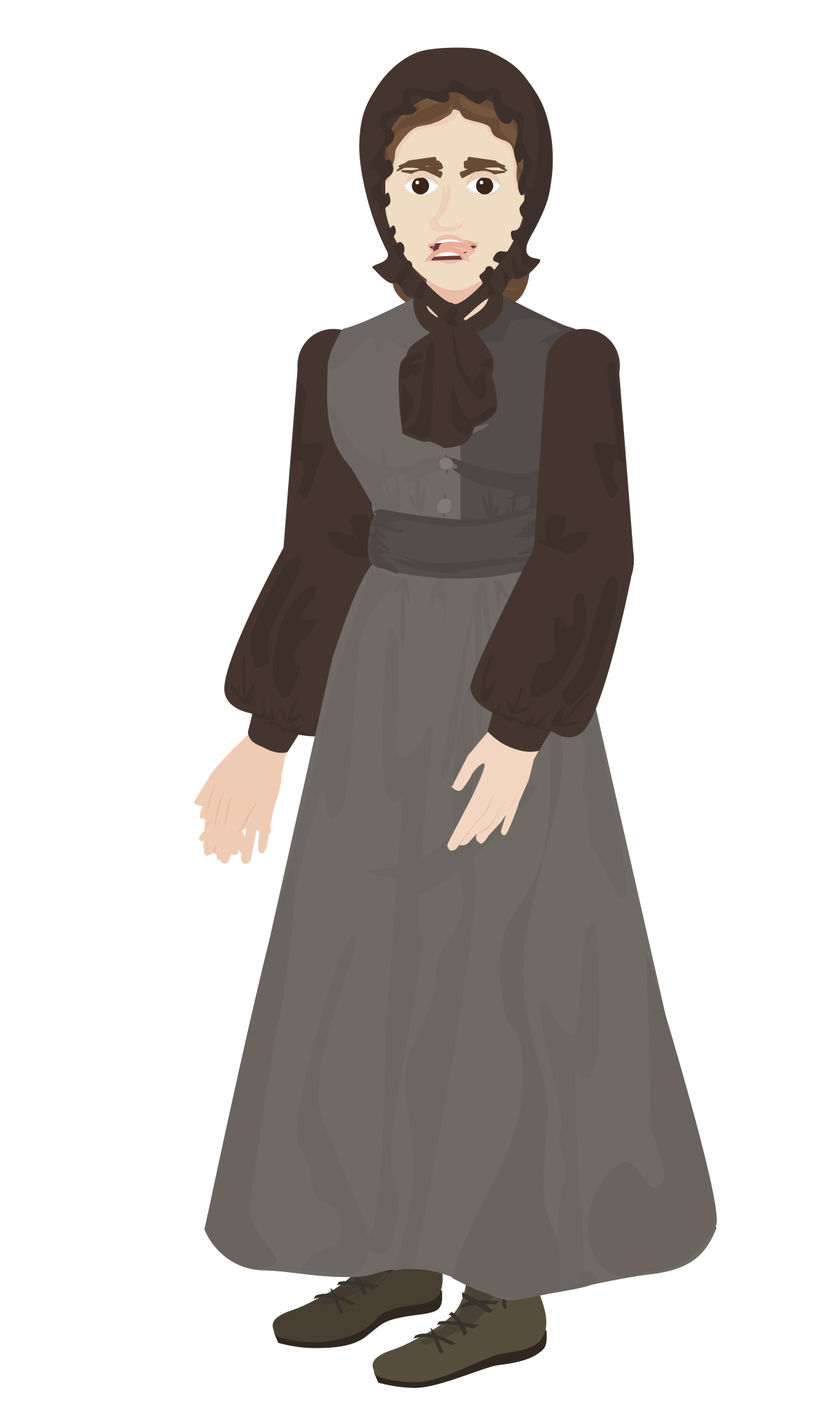
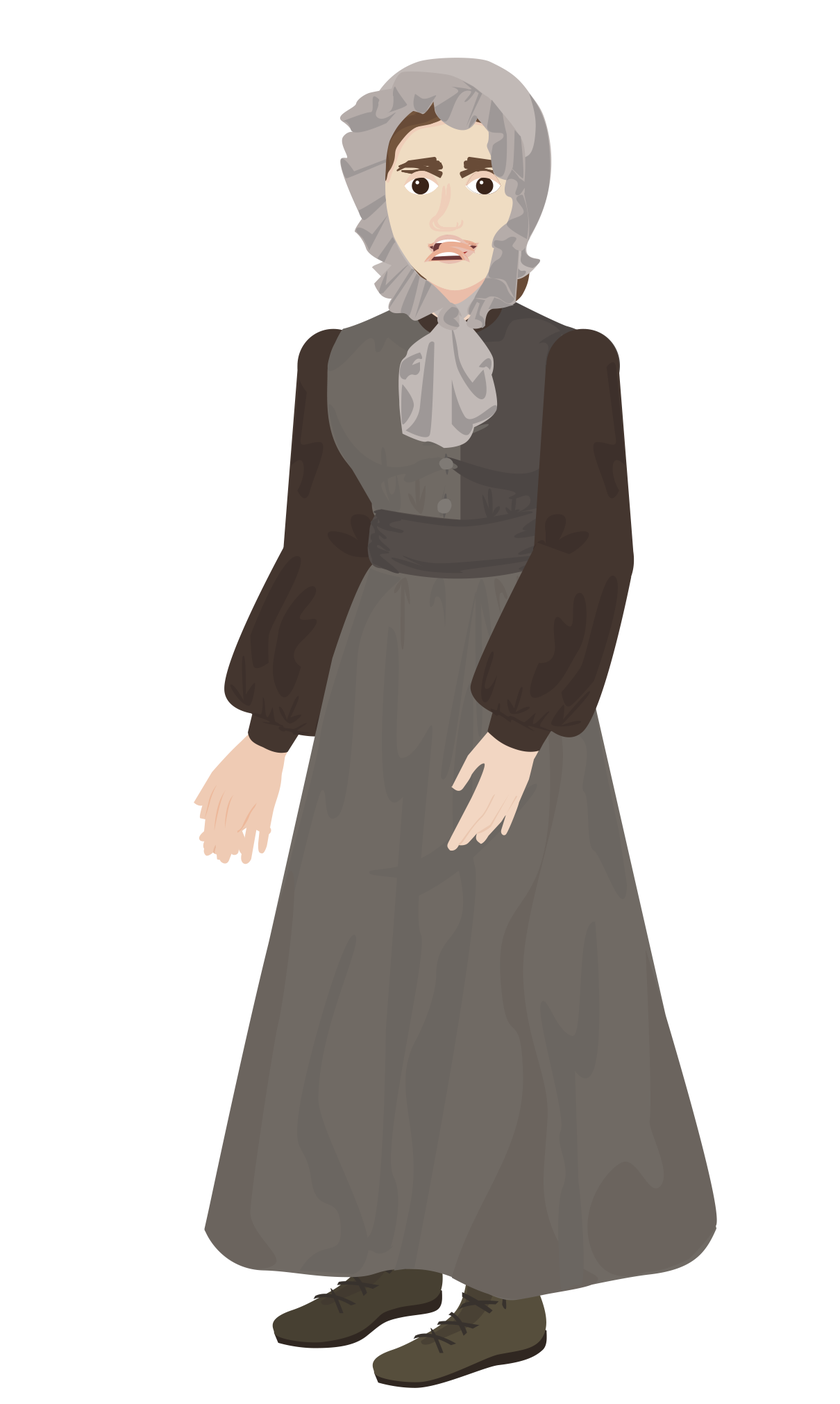
Layered file, before and after one edit (840x1404). Changes by layer:
painted on "Hat" over [339, 47, 554, 449]
